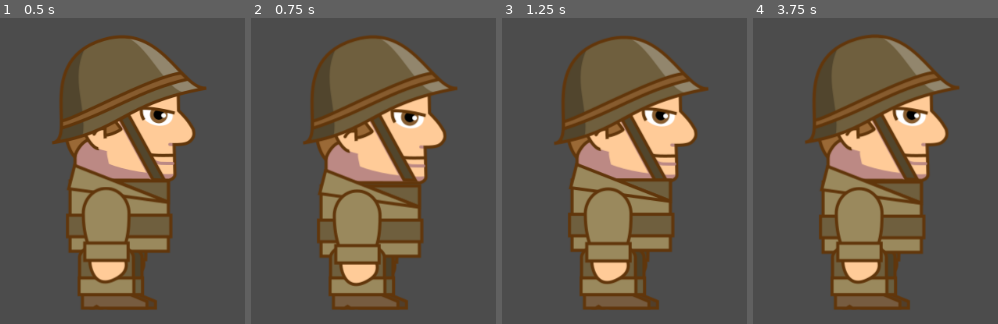
Above: before the commit, frames 1-4 (left to right).
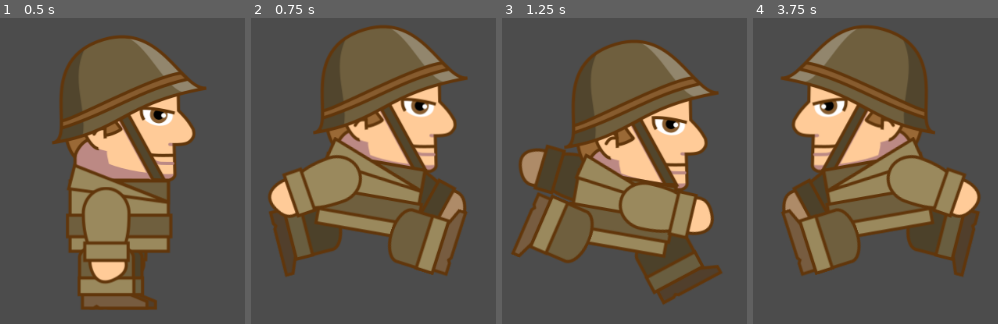
Above: after the commit, the same moments.

Repository: ariessako/Concept-Prototypes
Game: Godot game, scene res://soldier.tscn
The game is run twice, just before and just after one commit, with the same random seed, the same clock (stepped at 60 frames per second) and the same inputs. The project has no main scene, so this scene is started directly.
Inputs:
- Up to frame 1 (0.5 s): no input
- Up to frame 2 (0.75 s): hold D (btn_right, bound only after the commit) from 0.53 s (still down)
- Up to frame 3 (1.25 s): keep holding D (btn_right, bound only after the commit)
- Up to frame 4 (3.75 s): release D (btn_right, bound only after the commit) at 1.28 s; hold A (btn_left, bound only after the commit) 1.28-2.03 s; hold D (btn_right, bound only after the commit) 2.03-3.53 s; hold A (btn_left, bound only after the commit) from 3.53 s (still down)

Frame 1 is identical in both runs. In frame 2, 41% of the frame differs, in the area x 6-89%, y 2-96%; in frame 3, 38%; in frame 4, 42%, in the area x 11-94%, y 2-96%.

Commit message:
updating art

Diff:
--- a/trench_wars/project.godot
+++ b/trench_wars/project.godot
@@ -17,6 +17,13 @@
 
 singletons=[  ]
 
+[input]
+
+btn_left=[ Object(InputEventKey,"resource_local_to_scene":false,"resource_name":"","device":0,"alt":false,"shift":false,"control":false,"meta":false,"command":false,"pressed":false,"scancode":65,"unicode":0,"echo":false,"script":null)
+ ]
+btn_right=[ Object(InputEventKey,"resource_local_to_scene":false,"resource_name":"","device":0,"alt":false,"shift":false,"control":false,"meta":false,"command":false,"pressed":false,"scancode":68,"unicode":0,"echo":false,"script":null)
+ ]
+
 [rendering]
 
 environment/default_environment="res://default_env.tres"
--- a/trench_wars/soldier.gd
+++ b/trench_wars/soldier.gd
@@ -70,7 +70,7 @@
 			dir_timer += delta
 		anim_spd = ( min( dir_timer, 2 ) / 2 ) * 2
 
-	vel = move_and_slide( vel )
+	#vel = move_and_slide( vel )
 
 	# direction
 	if dir_nxt != dir_cur:
Not shown, added: trench_wars/top_down_soldiers.svg.import
